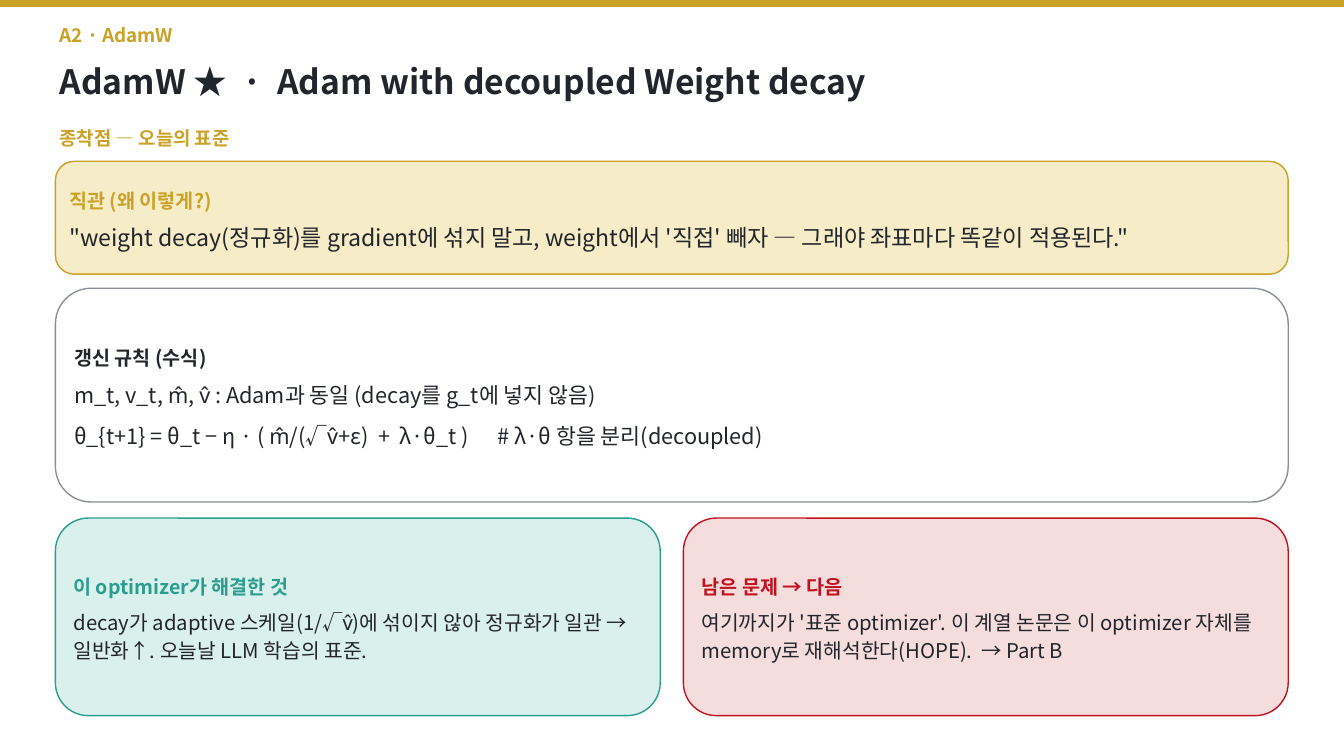
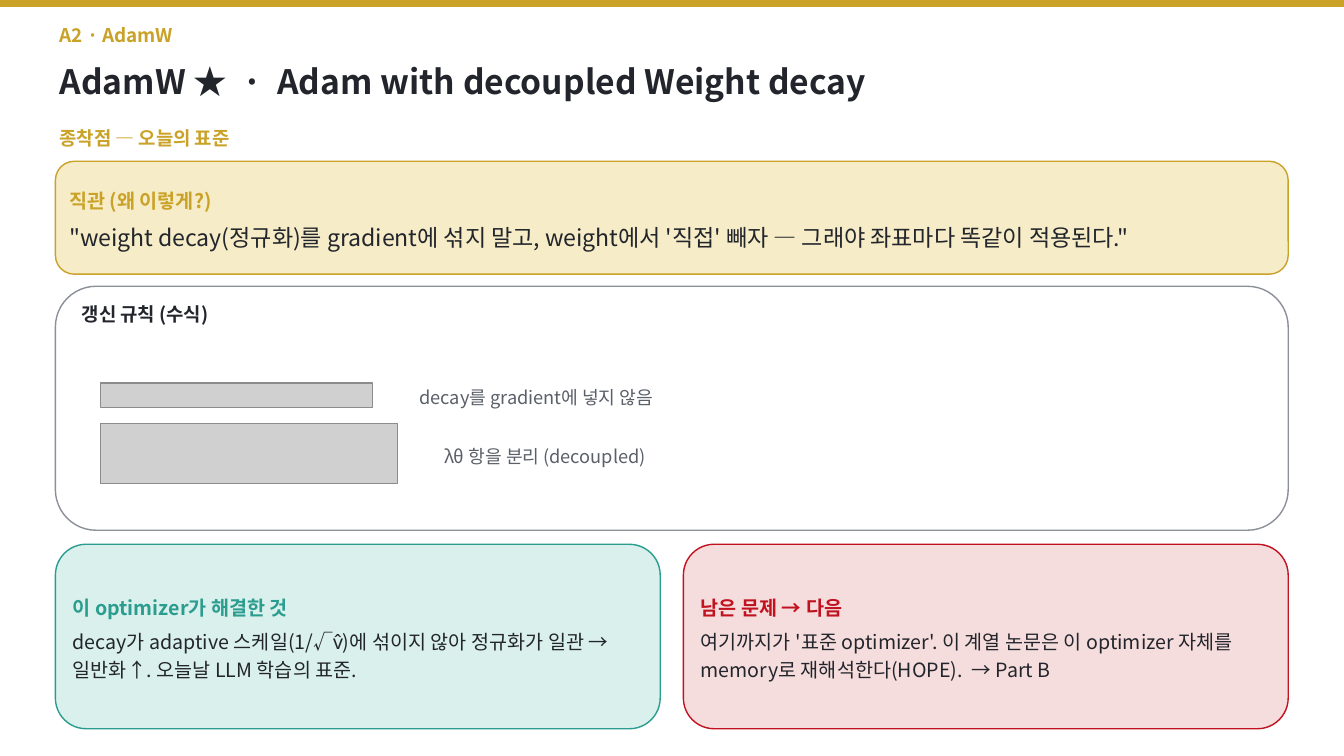
Before and after one commit to jimmylegendary/neural-memory-study, a slide deck: slide 13 of seminar/TTT-seminar.pptx. Drawn at 1344x756 pixels with LibreOffice and Linux fonts; fonts in the diff are those of the drawing; grey boxes stand for pictures. Boxes give left, top, right and bottom in pixels: in the first picture for what was removed or moved away, otherwise in the second. Text is boxed around its words. In the diff, an @@ line names an element or a change of style, - is before the commit and + after.

```diff
--- a/seminar/TTT-seminar.pptx
+++ b/seminar/TTT-seminar.pptx
@@ rounded rectangle: place and size @@
-rounded rectangle at (55,288,1289,502)
+rounded rectangle at (55,286,1289,530)
@@ text added at (82,305,209,325), 13.5 pt, text #22252B, bold @@
+갱신 규칙 (수식)
@@ text in rounded rectangle at (74,348,763,449): text removed @@
-갱신 규칙 (수식)
-m_t, v_t, m̂, v̂ : Adam과 동일 (decay를 g_t에 넣지 않음)
-θ_{t+1} = θ_t − η · ( m̂/(√v̂+ε) + λ·θ_t ) # λ·θ 항을 분리(decoupled)
@@ picture added at (101,383,373,407) @@
@@ text added at (420,389,653,409), 13 pt, text #5A5F68 @@
+decay를 gradient에 넣지 않음
@@ picture added at (101,423,397,484) @@
@@ text added at (444,448,645,467), 13 pt, text #5A5F68 @@
+λθ 항을 분리 (decoupled)
@@ rounded rectangle "이 optimizer가 해결한 것": place and size @@
-rounded rectangle "이 optimizer가 해결한 것" at (55,518,660,716)
+rounded rectangle "이 optimizer가 해결한 것" at (55,544,660,729)
@@ rounded rectangle "남은 문제 → 다음": place and size @@
-rounded rectangle "남은 문제 → 다음" at (684,518,1289,716)
+rounded rectangle "남은 문제 → 다음" at (684,544,1289,729)
@@ text in rounded rectangle at (73,631,584,679): size 14.5 to 14 pt in "decay가 adaptive 스케일(1/√v̂)에 섞이지 않아 정규화가 일관 ..." @@
@@ text in rounded rectangle at (701,632,1233,682): size 14.5 to 14 pt @@
```
Also in this commit, not shown: 6 other slides changed, 36 other files.
